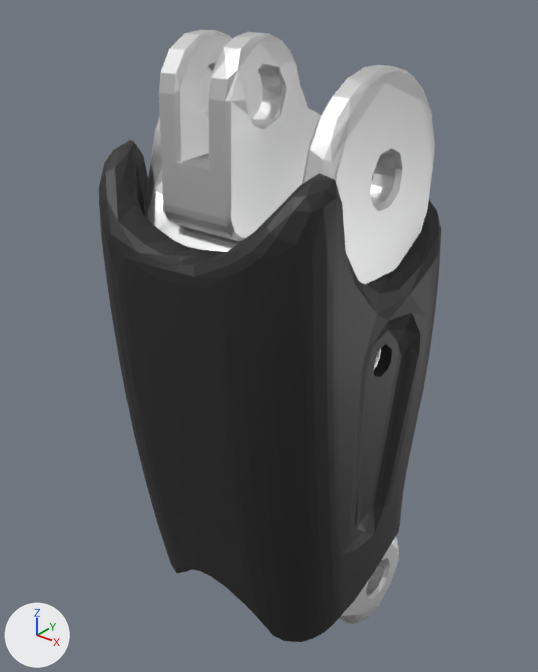
The COLLADA model adam_u/meshes_dae/R_middle_proximal.dae, before and after one commit.
The view is the same before and after, from a 50 mm camera at (0.0273, -0.0367, 0.0104) aimed at (-0.0011, -0.0011, -0.0117). The axes (+X, +Y, +Z) are drawn at lower left. The lights are the same throughout.

The older version as bpy lines, for what is in view:
```python
mat_黑色 = principled_material('黑色')
mat_黑色.base_color = (0.0172, 0.0172, 0.0172)  # black #242424
me_r_middle_proximal_001 = bpy.data.meshes.new('R_middle_proximal.001')
me_r_middle_proximal_001.from_pydata(...)  # 2132 vertices, 4316 faces; spans x -0.008..0.008, y -0.0113..0.0079, z -0.0359..0.0078
# faces by material slot: [2462, 1854]
me_r_middle_proximal_001.materials.append(mat_灰色)  # white #e7e7e7
me_r_middle_proximal_001.materials.append(mat_黑色)  # black #242424
ob_r_middle_proximal = bpy.data.objects.new('R_middle_proximal', me_r_middle_proximal_001)
ob_r_middle_proximal.location = (0.0, 0.0, 0.0)
```
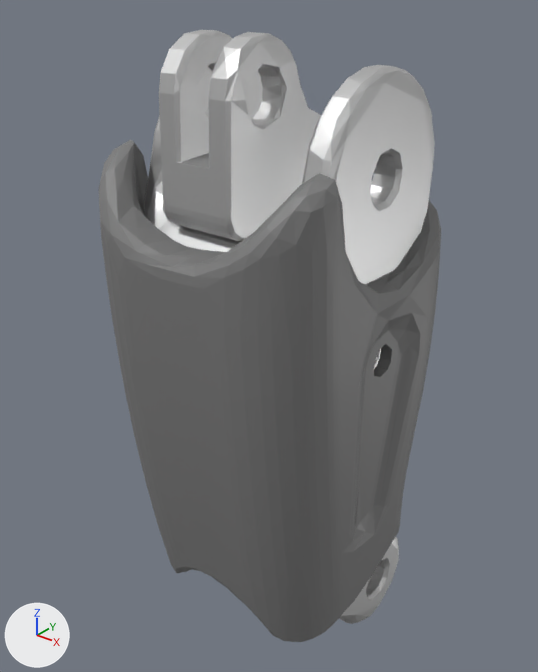
The change, as a list of edits to the scene's bpy script:
```text
Change mat_黑色:
    mat_黑色.base_color: (0.0172, 0.0172, 0.0172) -> (0.2, 0.2, 0.2)  # black #232323 -> grey #7c7c7c
```

Pixel boxes (x1, y1, x2, y2) of what changed, in the pictures (538 x 672 px):
'R_middle_proximal', recoloured
    both: (99, 31, 441, 642)
